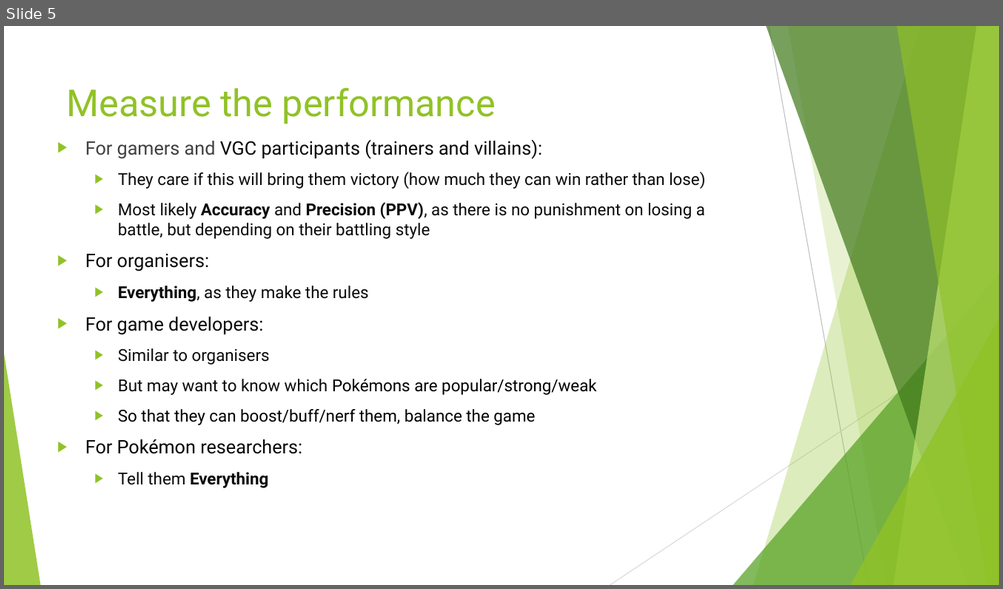
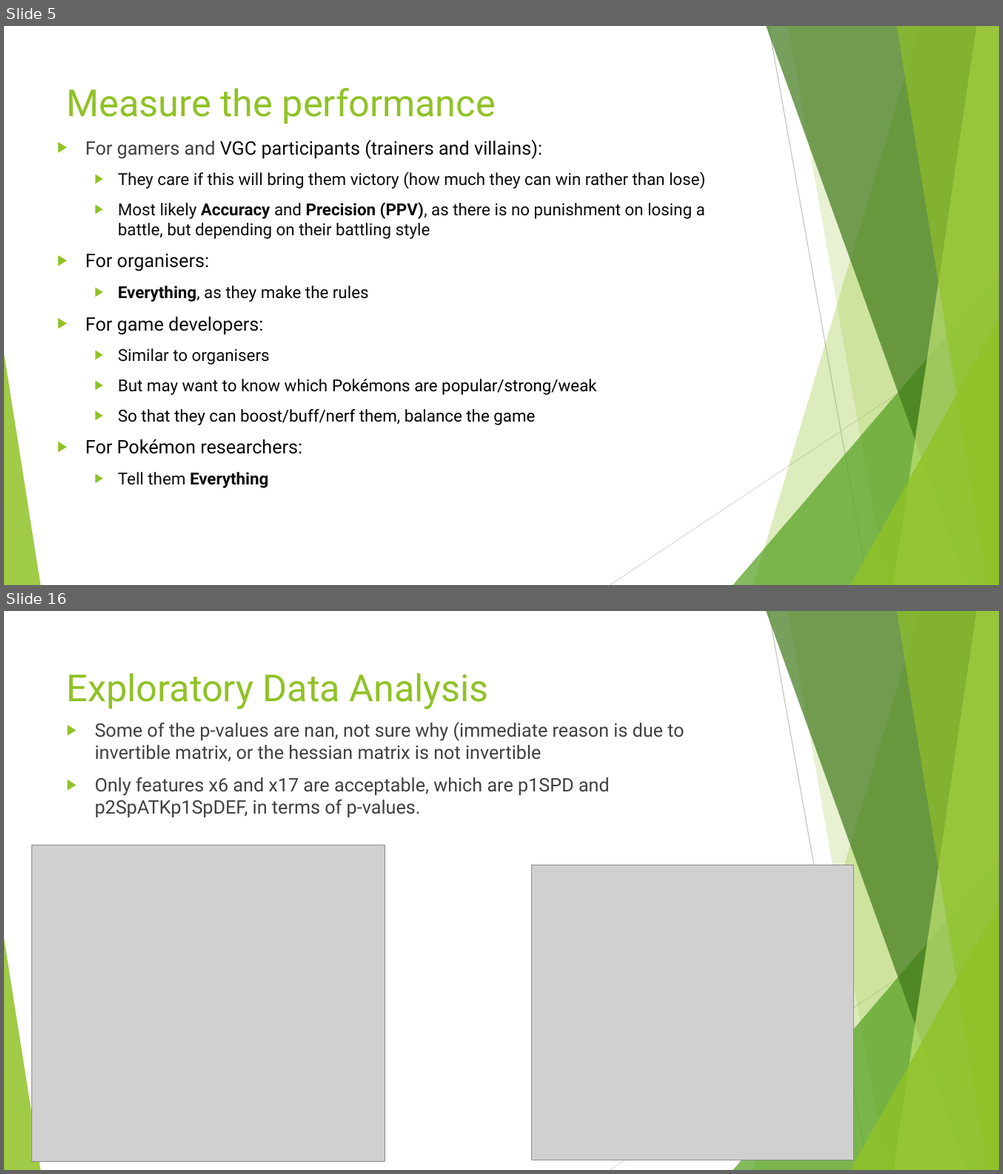
Before and after one commit to jackyman1997/pokemon, a slide deck: 3. classfier/classifier.pptx. Shown one above the other, each under a label of ours: slide 5 before the commit, slides 5 and 16 after it; the slides between them are not shown. The pictures are 1003x589 and 1003x1174 pixels, drawn with LibreOffice and Linux fonts; fonts in the diff are those of the drawing; grey boxes stand for pictures. Boxes give left, top, right and bottom in pixels: in the first picture for what was removed or moved away, otherwise in the second. Text is boxed around its words. In the diff, an @@ line names an element or a change of style, - is before the commit and + after.

```diff
--- a/3. classfier/classifier.pptx
+++ b/3. classfier/classifier.pptx
@@ slide 16 added at (4, 611, 999, 1170), background #FFFFFF; not listed: 10 template elements that a slide beside it also shows @@
@@ title added at (67, 673, 488, 709), 36 pt, text #90C226 @@
+Exploratory Data Analysis
@@ text added at (95, 722, 683, 817), 18 pt, text #404040 @@
+▶ Some of the p-values are nan, not sure why (immediate reason is due to invertible matrix, or the hessian matrix is not invertible
+▶ Only features x6 and x17 are acceptable, which are p1SPD and p2SpATKp1SpDEF, in terms of p-values.
@@ picture added at (31, 846, 384, 1162) @@
@@ picture added at (532, 866, 853, 1161) @@
```
Also in this commit, not shown: 3 slides changed, 15 other slides added.
